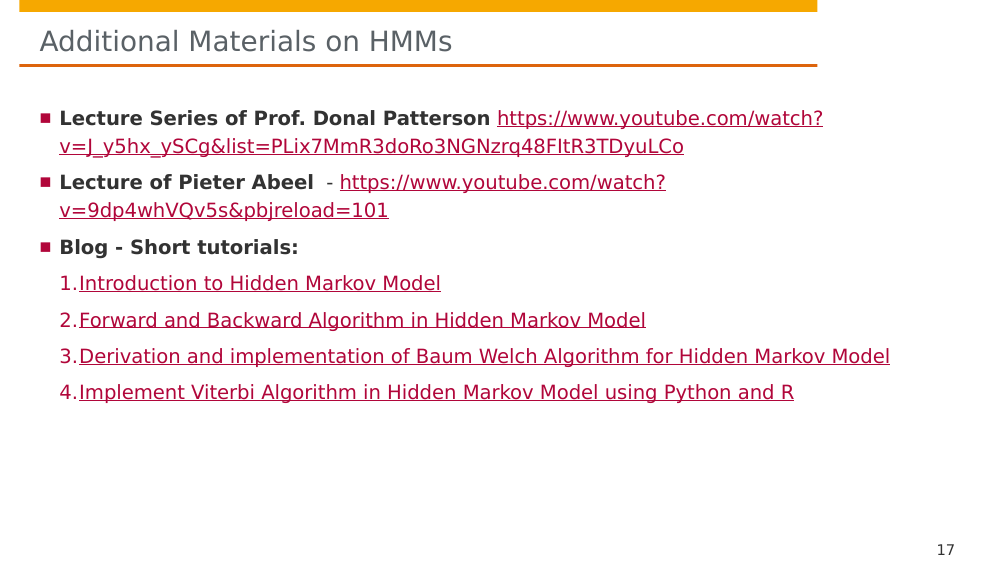
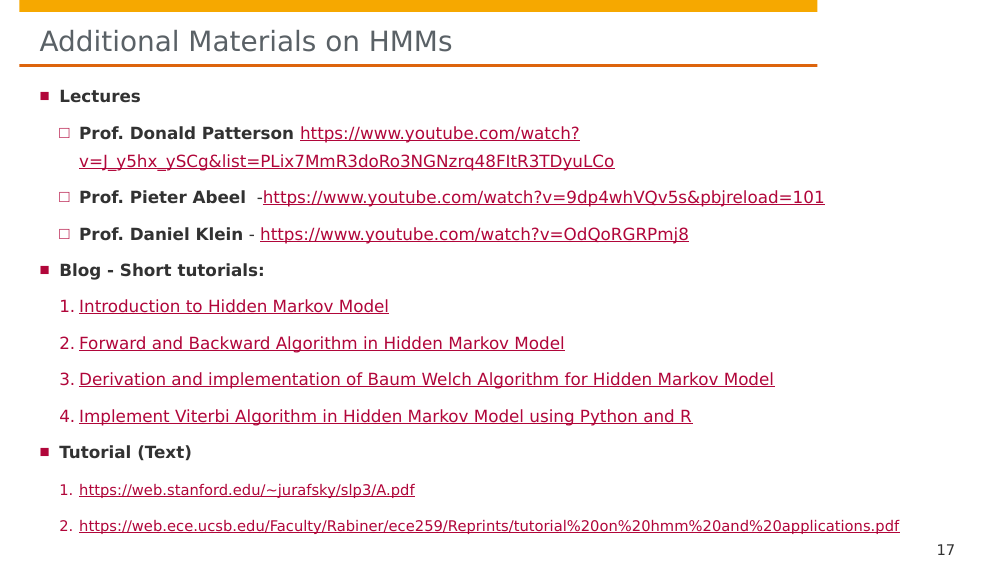
Before and after one commit to hpi-sam/ProbabilisticModels_WiSe22_23, a slide deck: slide 17 of ProjectDescriptions/P2 - Hidden Markov Model.pptx. Drawn at 1008x567 pixels with LibreOffice and Linux fonts; fonts in the diff are those of the drawing; background and template pictures are left out. Boxes give left, top, right and bottom in pixels: in the first picture for what was removed or moved away, otherwise in the second. Text is boxed around its words. In the diff, an @@ line names an element or a change of style, - is before the commit and + after.

```diff
--- a/ProjectDescriptions/P2 - Hidden Markov Model.pptx
+++ b/ProjectDescriptions/P2 - Hidden Markov Model.pptx
@@ text "Lectures": place and size @@
-text "Lectures" at (59, 110, 891, 403)
+text "Lectures" at (59, 89, 899, 534)
@@ text at (59, 89, 825, 244): text changed; size 18.7 to 16 pt @@
-■ Lecture Series of Prof. Donal Patterson https://www.youtube.com/watch?v=J_y5hx_ySCg&list=PLix7MmR3doRo3NGNzrq48FItR3TDyuLCo
-■ Lecture of Pieter Abeel - https://www.youtube.com/watch?v=9dp4whVQv5s&pbjreload=101
+■ Lectures
+  □ Prof. Donald Patterson https://www.youtube.com/watch?v=J_y5hx_ySCg&list=PLix7MmR3doRo3NGNzrq48FItR3TDyuLCo
+  □ Prof. Pieter Abeel -https://www.youtube.com/watch?v=9dp4whVQv5s&pbjreload=101
+  □ Prof. Daniel Klein - https://www.youtube.com/watch?v=OdQoRGRPmj8
@@ text at (59, 263, 774, 426): size 18.7 to 16 pt in "Blog - Short tutorials:", "Introduction to Hidden Markov Model", "Forward and Backward Algorithm in Hidden Markov ...", "Derivation and implementation of Baum Welch Algorithm ..." and 1 more places @@
@@ text at (59, 445, 899, 534): paragraphs added @@
+■ Tutorial (Text)
+  1. https://web.stanford.edu/~jurafsky/slp3/A.pdf
+  2. https://web.ece.ucsb.edu/Faculty/Rabiner/ece259/Reprints/tutorial%20on%20hmm%20and%20applications.pdf
```
